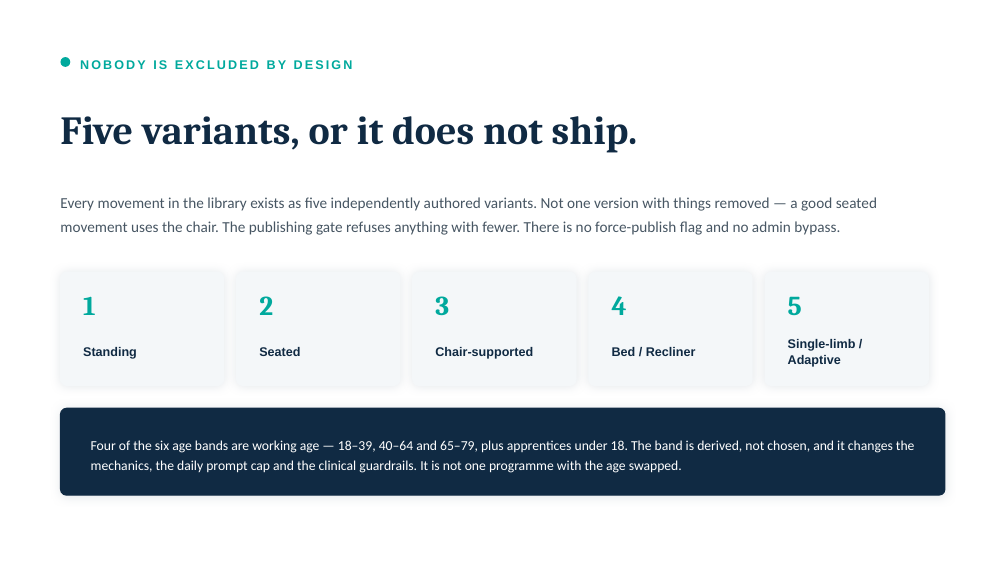
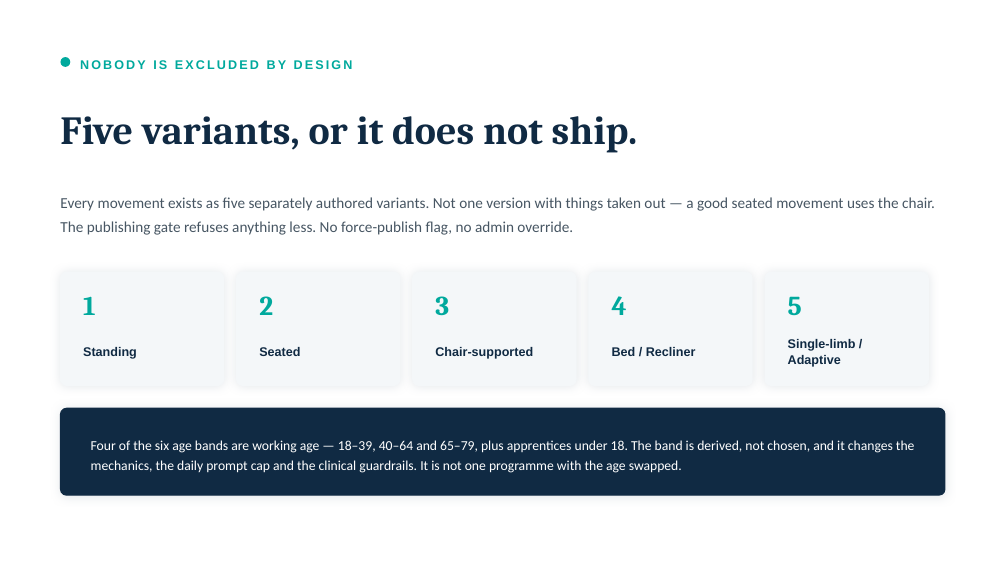
Before and after one commit to jnnseya-cpu/JESSIE, a slide deck: slide 5 of docs/sales/JESS-MOVE-for-organisations.pptx. Drawn at 1008x567 pixels with LibreOffice and Linux fonts; fonts in the diff are those of the drawing. Boxes give left, top, right and bottom in pixels: in the first picture for what was removed or moved away, otherwise in the second. Text is boxed around its words. In the diff, an @@ line names an element or a change of style, - is before the commit and + after.

```diff
--- a/docs/sales/JESS-MOVE-for-organisations.pptx
+++ b/docs/sales/JESS-MOVE-for-organisations.pptx
@@ text at <box>60,197,935,235</box>: text changed @@
-Every movement in the library exists as five independently authored variants. Not one version with things removed — a good seated movement uses the chair. The publishing gate refuses anything with fewer. There is no force-publish flag and no admin bypass.
+Every movement exists as five separately authored variants. Not one version with things taken out — a good seated movement uses the chair. The publishing gate refuses anything less. No force-publish flag, no admin override.
```
Also in this commit, not shown: 9 other slides changed, 2 slides added, 2 slides removed, 3 other files.
